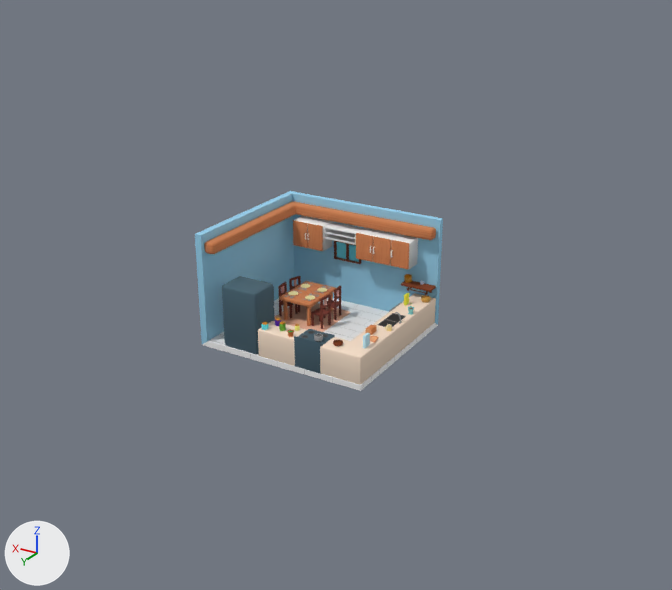
Renders of the FBX model Assets/Models/Kitchen.fbx from each side of a commit.
The view is the same before and after, from a camera (50 mm lens) standing at (-12.96, 20.84, 11.79) and looking at (-2.35, 3.15, 2.94). Lighting does not change. The marker at lower left points along +X, +Y and +Z. Where no turn or scale is listed for an object, it has been applied to the vertices.

In view in the first picture: 'Desk', 'Ground', 'Kitchen'.
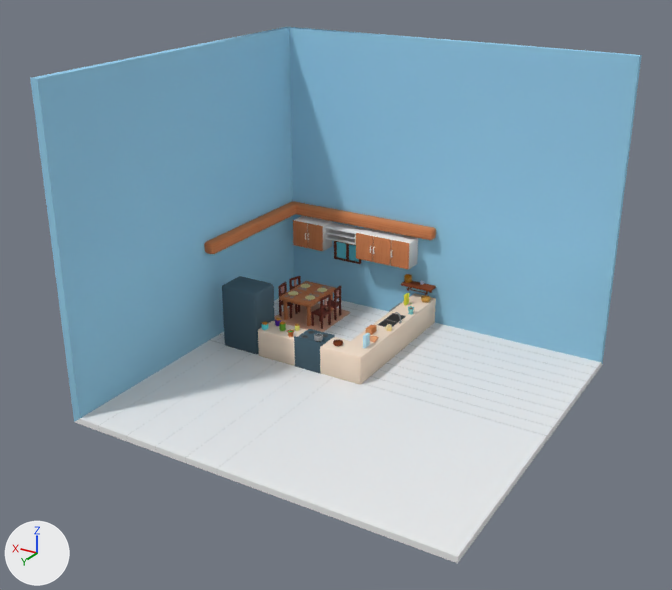
Where the change shows, as pixel boxes [x1, y1, x2, y2] in the pictures (672 x 590 px):
'Kitchen', reshaped
    before: [195, 191, 443, 354]
    after: [30, 27, 642, 422]
'Ground', reshaped (123% wider, 183% taller)
    before: [202, 298, 438, 391]
    after: [75, 298, 602, 563]
part 1 of me_ground, built on
    before: [202, 323, 438, 391]
    after: [75, 323, 602, 563]
part 2 of me_kitchen, built on
    before: [195, 191, 443, 344]
    after: [30, 27, 642, 422]

Edits to the bpy script that builds the scene:
```text
Change me_kitchen:
    used by ob_kitchen; location = (0.0, 0.0, 0.0)
    remove me_kitchen.from_pydata(...)  # 15012 vertices, 15292 faces; spans x -2.6..2.6, y -2.33..2.33, z 0.0..3.34
    add me_kitchen.from_pydata(...)  # 15030 vertices, 15307 faces; spans x -7.54..2.6, y -2.33..7.27, z 0.0..8.28
    me_kitchen part 2
    8 faces are deleted
    6 new vertices lie (0.0, 0.0, 4.94) away from vertices in x -2.6..2.6, y -2.33..2.33, z 3.34
    6 new vertices lie (-4.94, 0.0, 0.0) away from vertices in x -2.6, y -2.33..-2.15, z 0.0..8.28
    6 new vertices lie (0.0, 4.94, 0.0) away from vertices in x 2.4..2.6, y 2.33, z 0.0..8.28
    23 new faces join them
Change me_ground:
    used by ob_ground; location = (0.0, 0.0, 0.0)
    remove me_ground.from_pydata(...)  # 8 vertices, 6 faces; spans x -2.6..2.6, y -2.33..2.33, z 0.0..0.16
    add me_ground.from_pydata(...)  # 18 vertices, 14 faces; spans x -7.54..2.6, y -2.33..7.27, z 0.0..0.16
    me_ground part 1
    4 faces are deleted
    4 vertices are added at (-7.54, 2.33, 0.0), (-7.54, -2.33, 0.0), (-7.54, -2.15, 0.16), (-7.54, 2.33, 0.16)
    6 new vertices lie (0.0, 4.94, 0.0) away from vertices in x -7.54..2.6, y 2.33, z 0.0..0.16
    12 new faces join them
```
